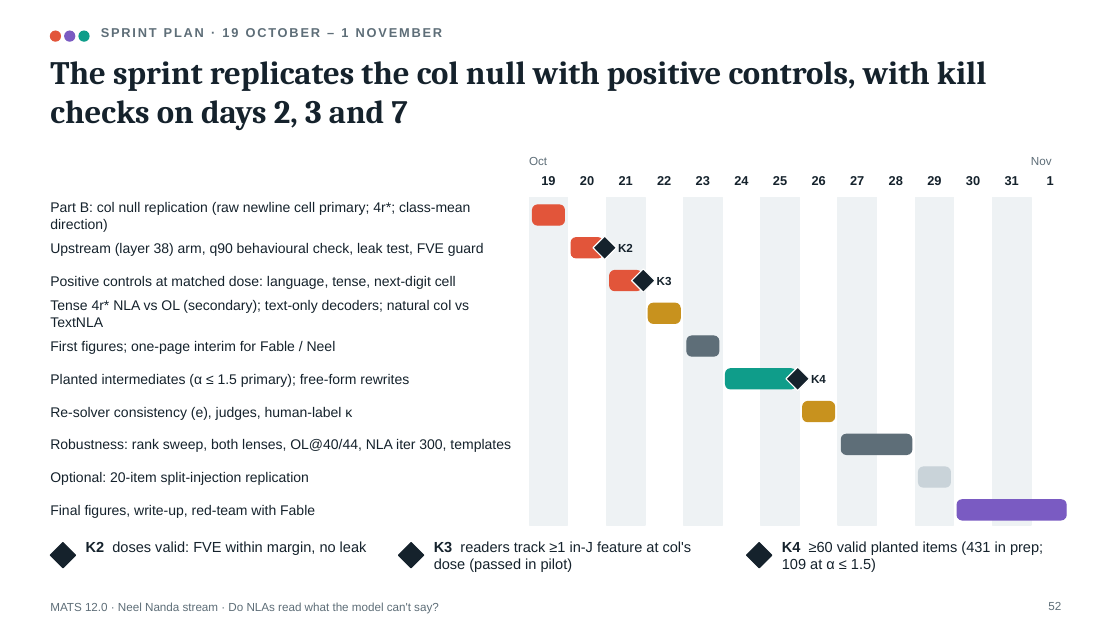
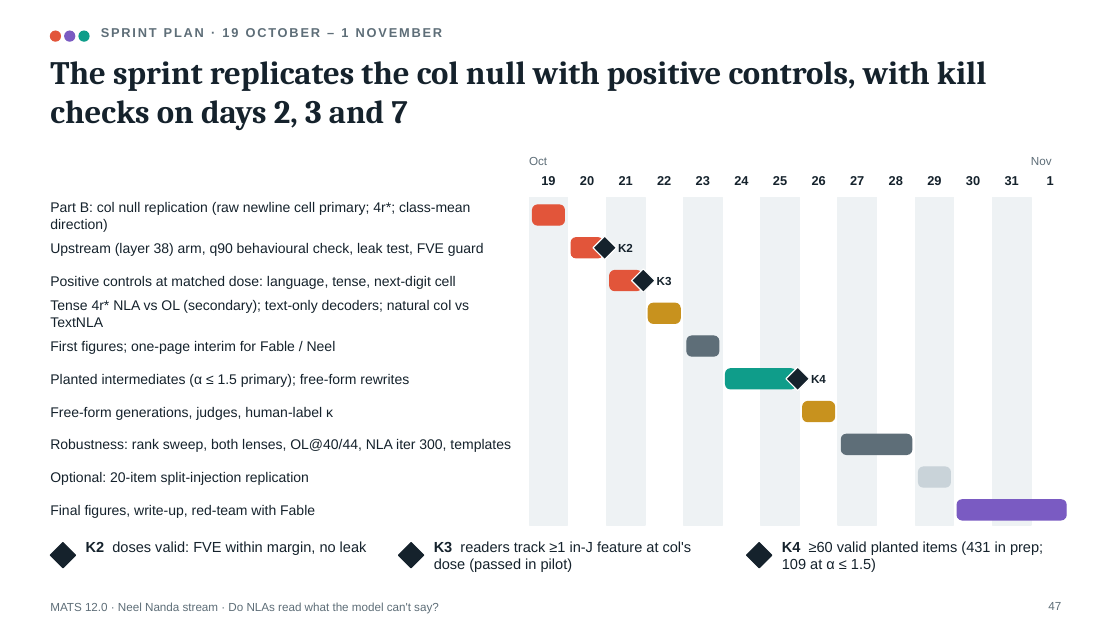
Before and after one commit to Jarus77/mats-nla-workspace, a slide deck: slide 47 of deck/mats_nla_workspace.pptx (slide 52 before the commit). Drawn at 1120x630 pixels with LibreOffice and Linux fonts; fonts in the diff are those of the drawing. Boxes give left, top, right and bottom in pixels: in the first picture for what was removed or moved away, otherwise in the second. Text is boxed around its words. In the diff, an @@ line names an element or a change of style, - is before the commit and + after.

```diff
--- a/deck/mats_nla_workspace.pptx
+++ b/deck/mats_nla_workspace.pptx
@@ text at [50,407,333,420]: text changed @@
-Re-solver consistency (e), judges, human-label κ
+Free-form generations, judges, human-label κ
@@ page number at [1048,602,1061,610]: text changed @@
-52
+47
```
Also in this commit, not shown: 27 other slides changed, 1 slide added, 6 slides removed, 11 other files.
